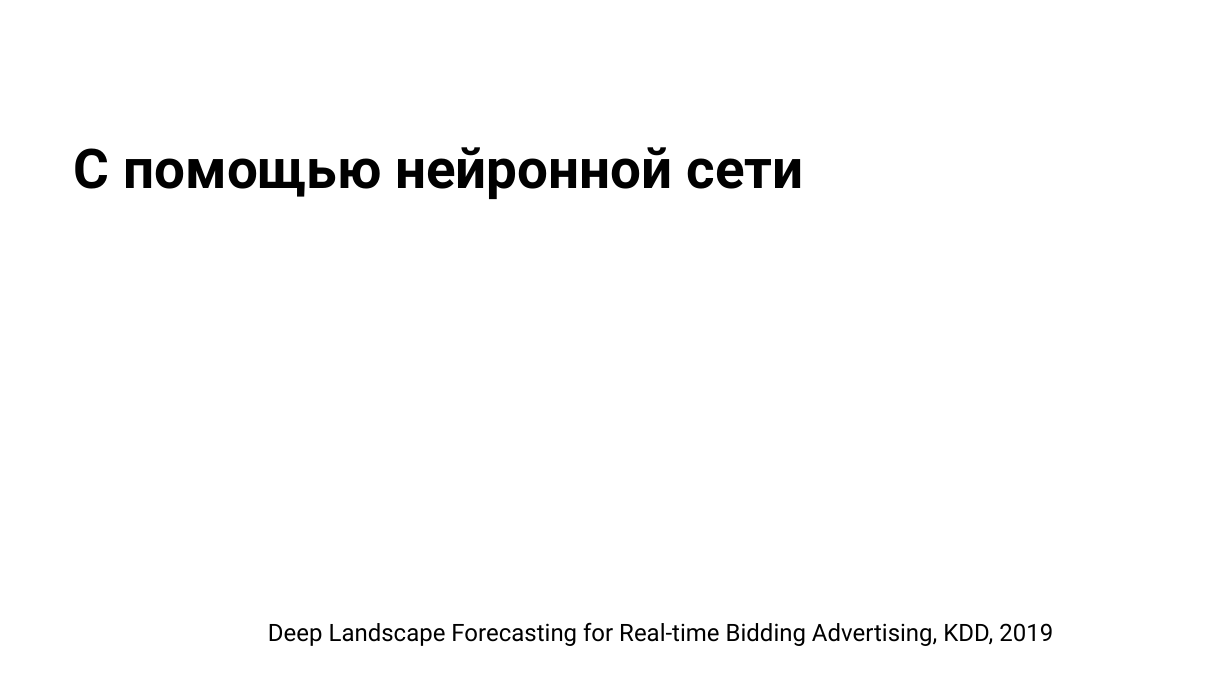
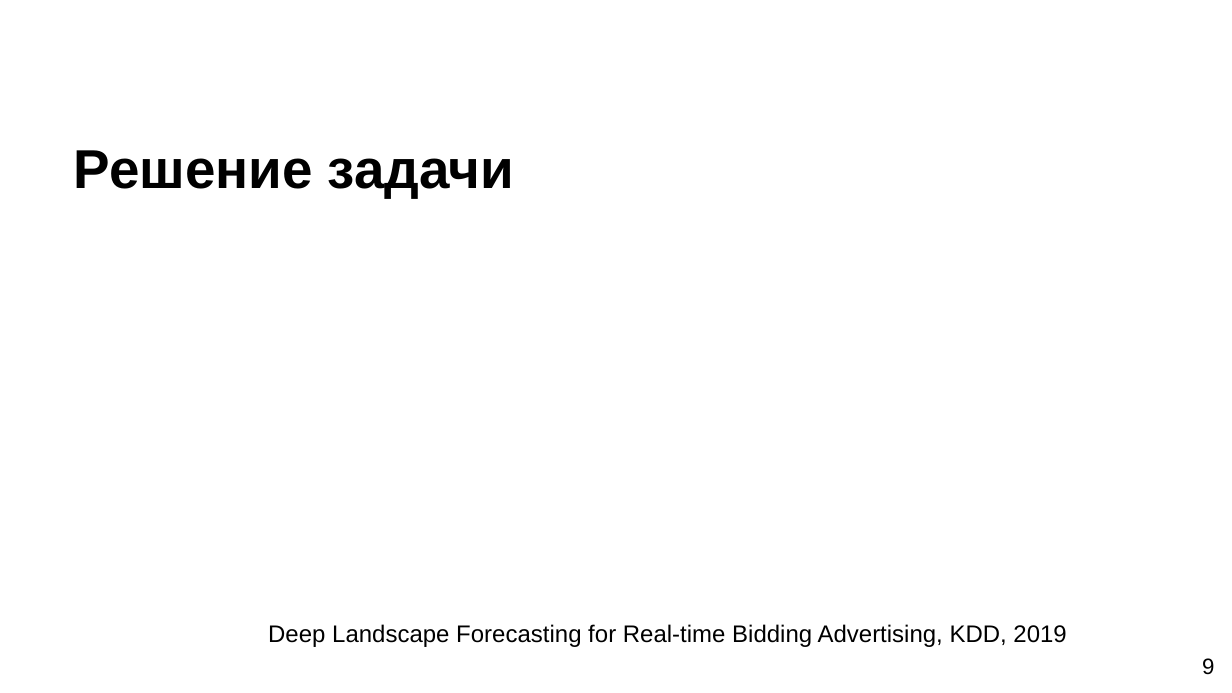
Before and after one commit to SerTelnov/landscape-forecasting, a slide deck: slide 9 of stuff/docs/2020-pps-forecasting.pptx (slide 8 before the commit). Drawn at 1232x693 pixels with LibreOffice and Linux fonts; fonts in the diff are those of the drawing; grey boxes stand for pictures; background and template pictures are left out. Boxes give left, top, right and bottom in pixels: in the first picture for what was removed or moved away, otherwise in the second. Text is boxed around its words. In the diff, an @@ line names an element or a change of style, - is before the commit and + after.

```diff
--- a/stuff/docs/2020-pps-forecasting.pptx
+++ b/stuff/docs/2020-pps-forecasting.pptx
@@ title at box(74, 150, 514, 198): text changed; font Roboto to Arial @@
-С помощью нейронной сети
+Решение задачи
@@ text "Deep Landscape Forecasting for Real-time ..." at box(268, 624, 1066, 647): font Roboto to Arial @@
@@ page number added at box(1202, 658, 1214, 675), 13 pt, text #000000 @@
+9
```
Also in this commit, not shown: 15 other slides changed, 2 slides added, 1 other file.
